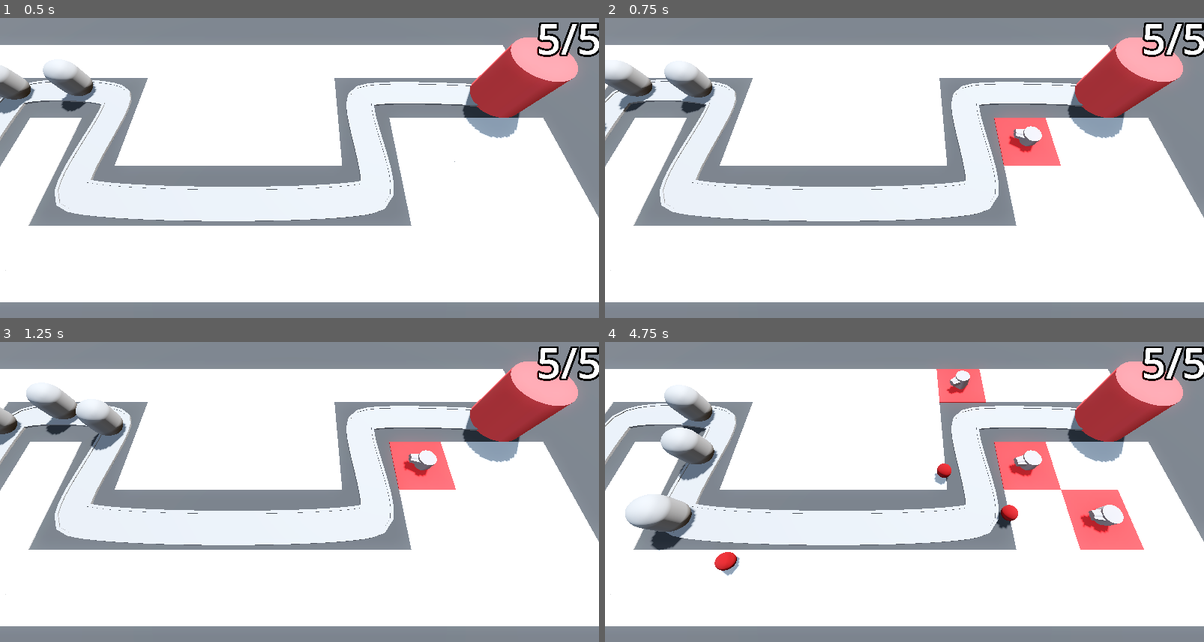
Above: before the commit, frames 1-4 (two rows, left to right).
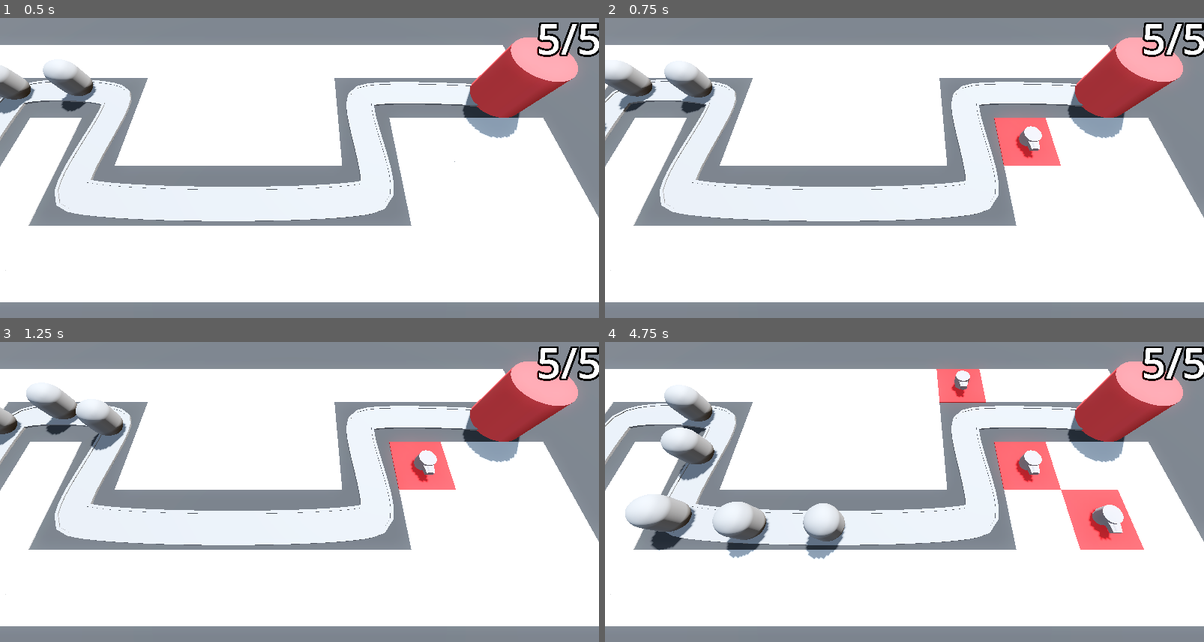
Above: after the commit, the same moments.

Repository: cosmo-the-deer/Barbarian-Blaster
Game: Godot game, scene res://BaseLevel.tscn
Same seed, same stepped clock (60 frames per second), same inputs: the game is played once before the commit and once after it.
Inputs (mouse positions are in pixels of both pictures, inside the frame that each line leads up to):
- Up to frame 1 (0.5 s): no input
- Up to frame 2 (0.75 s): move the mouse to (1036, 132) at 0.52 s; press the mouse at (1036, 132) at 0.53 s
- Up to frame 3 (1.25 s): no input
- Up to frame 4 (4.75 s): move the mouse to (784, 489) at 1.27 s; release the mouse at (784, 489) at 1.28 s; click (784, 489) at 1.35 s; move the mouse to (964, 399) at 2.02 s; press the mouse at (964, 399) at 2.03 s; move the mouse to (874, 540) at 2.77 s; release the mouse at (874, 540) at 2.78 s; click (874, 540) at 2.85 s; move the mouse to (1084, 525) at 3.52 s; press the mouse at (1084, 525) at 3.53 s; move the mouse to (724, 423) at 4.27 s; release the mouse at (724, 423) at 4.28 s; click (724, 423) at 4.35 s

Frame 1 is identical in both runs. In frame 2, 0.2% of the frame differs, in the area x 67-73%, y 37-47%; in frame 3, 0.2%; in frame 4, 2.7%, in the area x 17-87%, y 11-78%.

Commit message:
For Loops and Targeting

Diff:
--- a/Turret/turret.gd
+++ b/Turret/turret.gd
@@ -1,17 +1,33 @@
 extends Node3D
 
 @export var projectile: PackedScene
+@export var turret_range := 10
 
 var enemy_path: Path3D
+var target: PathFollow3D
 
 @onready var barrel_middle: MeshInstance3D = $TurretBase/TurretTop/BarrelMiddle
 
 func _physics_process(delta: float) -> void:
-	var enemy = enemy_path.get_children().back()
-	look_at(enemy.global_position, Vector3.UP, true)
+	target = find_best_target()
+	if target:
+		look_at(target.global_position, Vector3.UP, true)
 
 func _on_timer_timeout() -> void:
-	var shot = projectile.instantiate()
-	add_child(shot)
-	shot.global_position = barrel_middle.global_position
-	shot.direction = global_transform.basis.z
+	if target:
+		var shot = projectile.instantiate()
+		add_child(shot)
+		shot.global_position = barrel_middle.global_position
+		shot.direction = global_transform.basis.z
+
+func find_best_target() -> PathFollow3D:
+	var best_target = null
+	var best_progress = 0
+	for enemy in enemy_path.get_children():
+		if enemy is PathFollow3D:
+			if enemy.progress > best_progress:
+				var distance = global_position.distance_to(enemy.global_position)
+				if distance < turret_range:
+					best_target = enemy
+					best_progress = enemy.progress
+	return best_target
